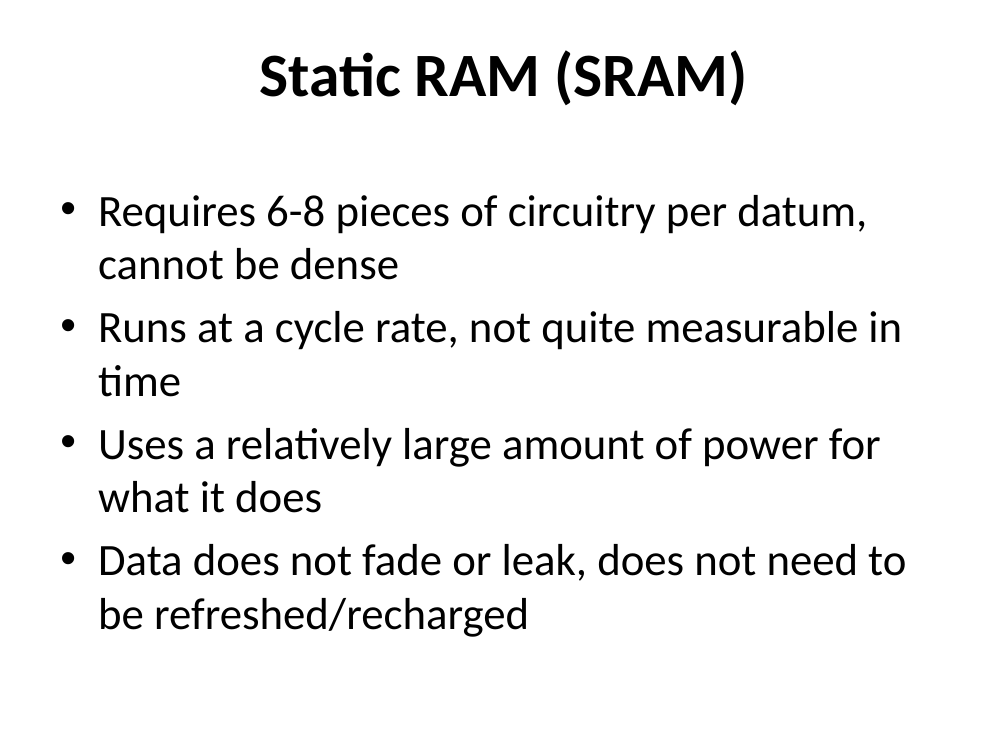
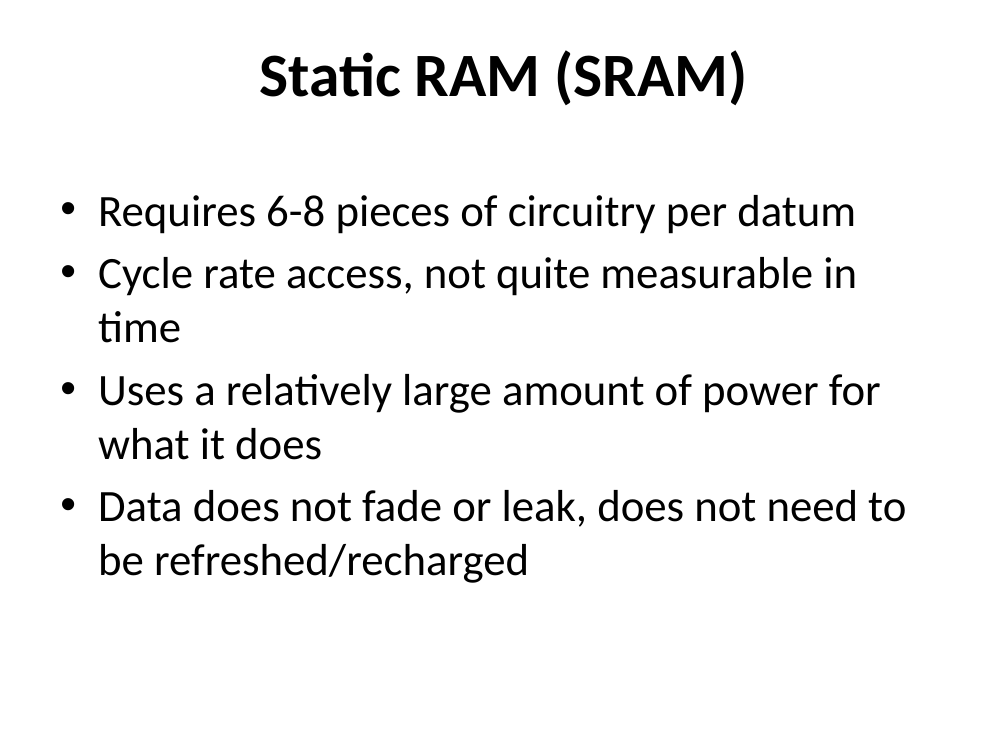
Before and after one commit to jamie-allen/cpu_caches, a slide deck: slide 17 of cpu_caches.pptx (slide 24 before the commit). Drawn at 1008x756 pixels with LibreOffice and Linux fonts; fonts in the diff are those of the drawing; background and template pictures are left out. Boxes give left, top, right and bottom in pixels: in the first picture for what was removed or moved away, otherwise in the second. Text is boxed around its words. In the diff, an @@ line names an element or a change of style, - is before the commit and + after.

```diff
--- a/cpu_caches.pptx
+++ b/cpu_caches.pptx
@@ text at [98,195,857,343]: text changed @@
-• Requires 6-8 pieces of circuitry per datum, cannot be dense
-• Runs at a cycle rate, not quite measurable in time
+• Requires 6-8 pieces of circuitry per datum
+• Cycle rate access, not quite measurable in time
```
Also in this commit, not shown: 9 other slides changed, 1 slide added, 1 slide removed.
